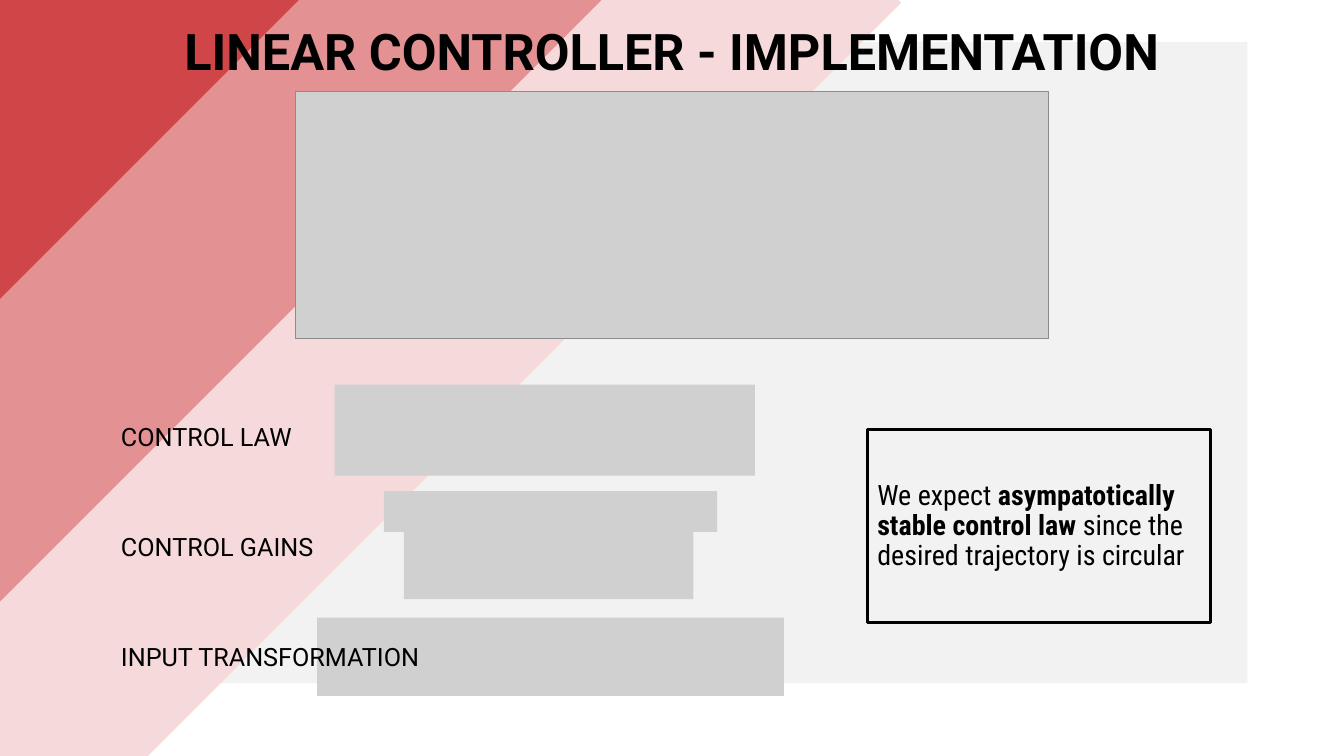
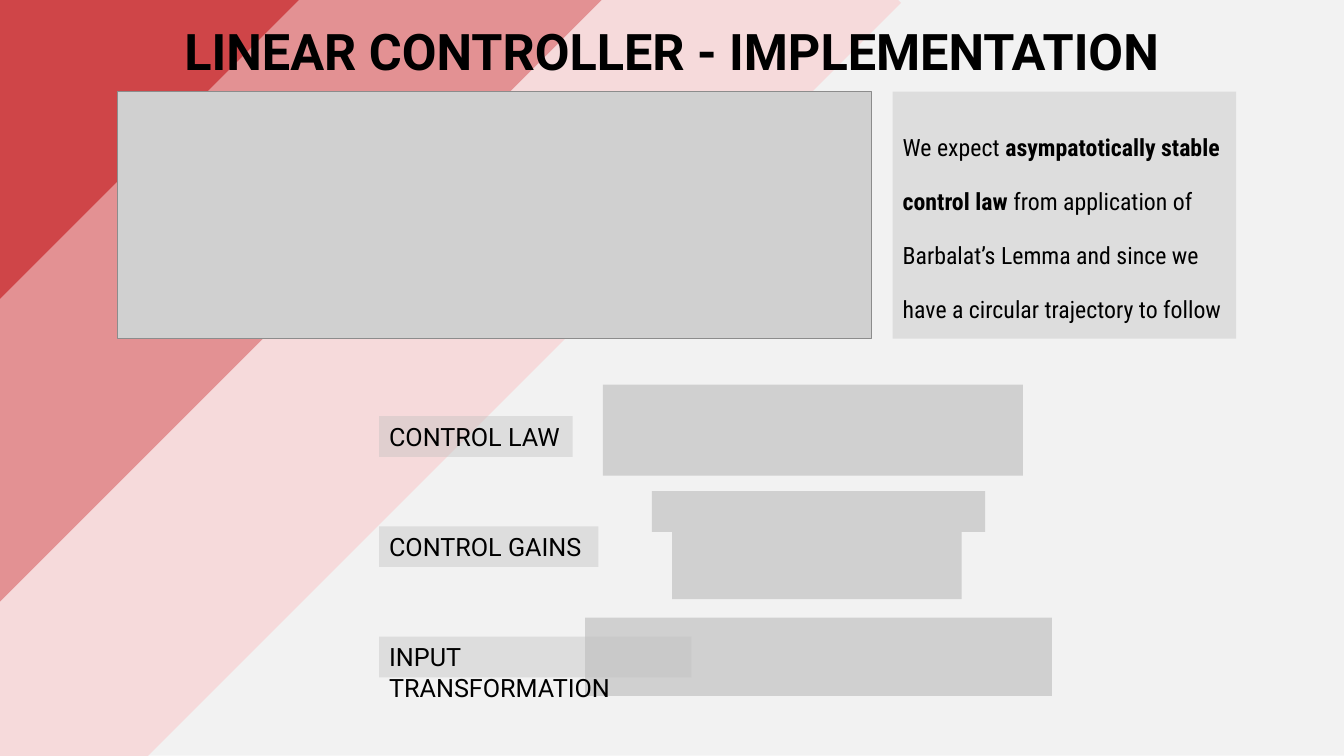
Before and after one commit to PippoGot/R-C2, a slide deck: slide 14 of documentation/presentation.pptx (slide 12 before the commit). Drawn at 1344x756 pixels with LibreOffice and Linux fonts; fonts in the diff are those of the drawing; grey boxes stand for pictures. Boxes give left, top, right and bottom in pixels: in the first picture for what was removed or moved away, otherwise in the second. Text is boxed around its words. In the diff, an @@ line names an element or a change of style, - is before the commit and + after.

Commit message:
new style !!!

```diff
--- a/documentation/presentation.pptx
+++ b/documentation/presentation.pptx
@@ rectangle resized from (x1=97, y1=42, x2=1248, y2=684) to (x1=97, y1=0, x2=1344, y2=756) @@
@@ picture moved from (x1=295, y1=92, x2=1050, y2=339) to (x1=118, y1=92, x2=872, y2=339) @@
@@ rectangle "We expect asympatotically stable control ..." resized from (x1=867, y1=430, x2=1211, y2=622) to (x1=893, y1=92, x2=1237, y2=339) @@
@@ rectangle "We expect asympatotically stable control ..." at (x1=893, y1=92, x2=1237, y2=339): fill none to #BFBFBF at 40% opacity; outline #000000 2.25 pt to none @@
@@ text in rectangle at (x1=903, y1=138, x2=1221, y2=323): text changed; size 20 to 17 pt @@
-We expect asympatotically stable control law since the desired trajectory is circular
+We expect asympatotically stable control law from application of Barbalat’s Lemma and since we have a circular trajectory to follow
@@ fill none to #BFBFBF at 40% opacity in 3 elements at (x1=379, y1=637, x2=692, y2=678), (x1=379, y1=526, x2=598, y2=567), (x1=379, y1=416, x2=573, y2=457) @@
@@ rectangle "CONTROL LAW" resized from (x1=121, y1=423, x2=292, y2=452) to (x1=379, y1=416, x2=573, y2=457) @@
@@ rectangle "CONTROL GAINS" resized from (x1=121, y1=538, x2=313, y2=557) to (x1=379, y1=526, x2=598, y2=567) @@
@@ 4 pictures moved together from (x1=318, y1=385, x2=784, y2=697) to (x1=586, y1=385, x2=1053, y2=697) @@
@@ rectangle "INPUT TRANSFORMATION" resized from (x1=121, y1=648, x2=419, y2=667) to (x1=379, y1=637, x2=692, y2=678) @@
```
Also in this commit, not shown: 25 other slides changed, 2 slides added.
